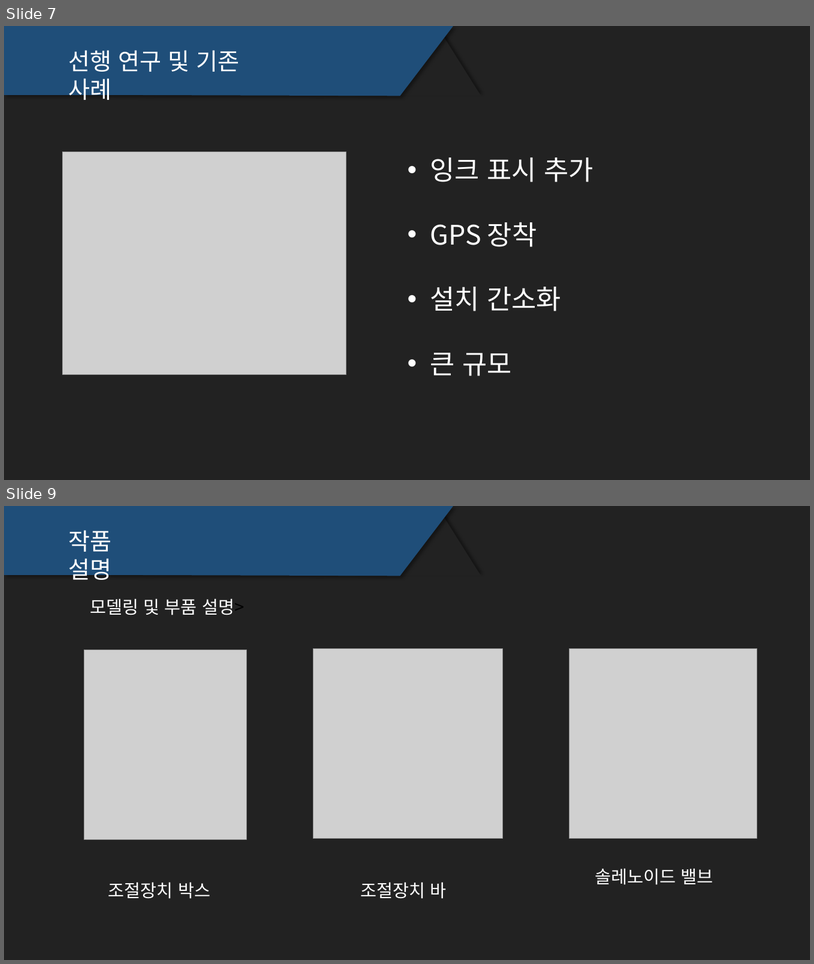
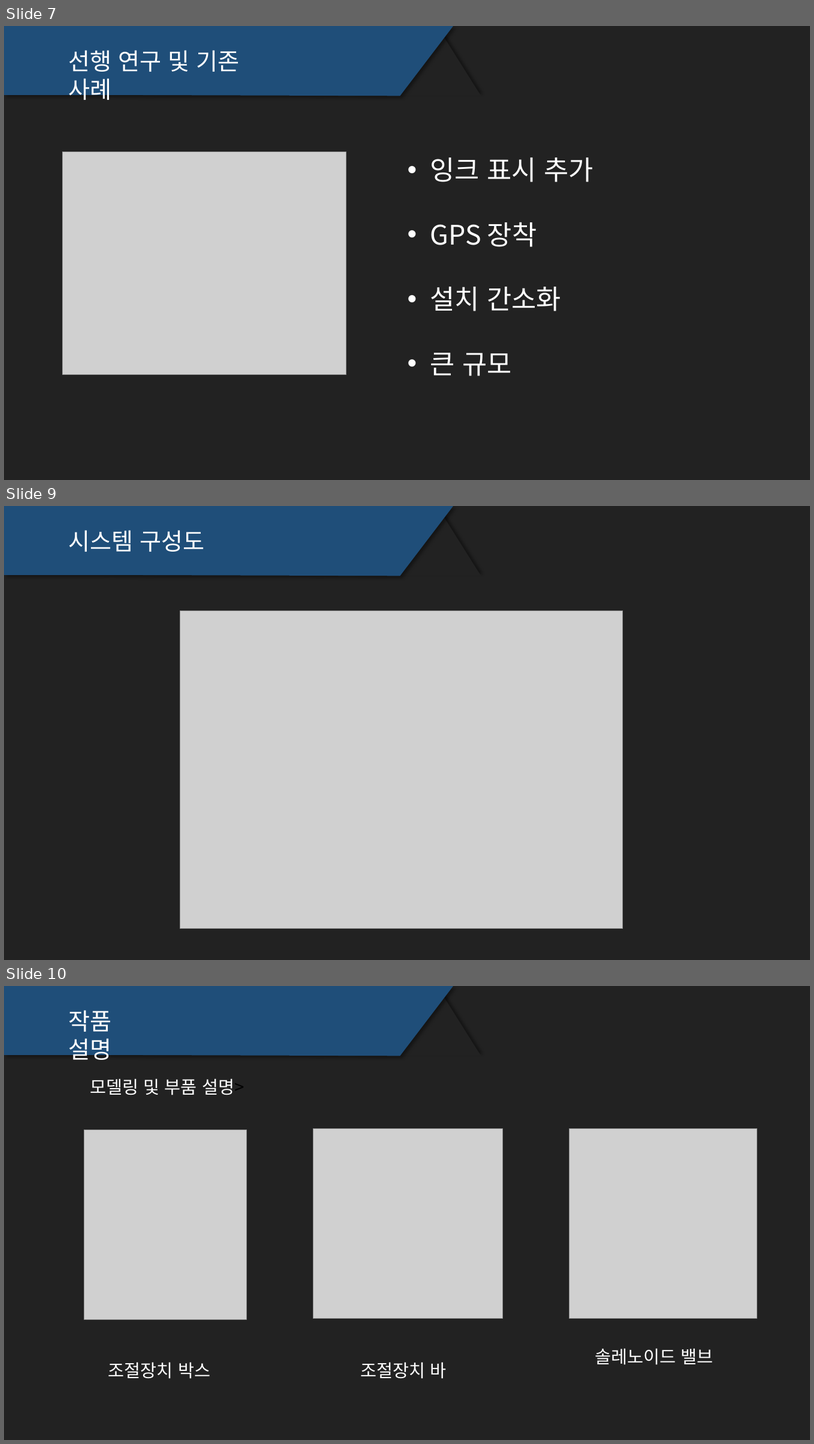
Before and after one commit to TRpop/GoRail, a slide deck: 중간발표/피피티 프로토타입 (미완 월예정).pptx. Shown one above the other, each under a label of ours: slides 7 and 9 before the commit, slides 7, 9 and 10 after it; the slides between them are not shown. The pictures are 814x964 and 814x1444 pixels, drawn with LibreOffice and Linux fonts; fonts in the diff are those of the drawing; grey boxes stand for pictures. Boxes give left, top, right and bottom in pixels: in the first picture for what was removed or moved away, otherwise in the second. Text is boxed around its words. In the diff, an @@ line names an element or a change of style, - is before the commit and + after.

```diff
--- a/중간발표/피피티 프로토타입 (미완 월예정).pptx
+++ b/중간발표/피피티 프로토타입 (미완 월예정).pptx
@@ slide 9 added at (4, 506, 810, 960), background #222222 @@
@@ freeform shape added at (4, 506, 453, 576), fill #1F4E79 @@
@@ triangle added at (401, 513, 482, 576), fill #222222 @@
@@ text added at (69, 530, 205, 552), 28 pt, text #FFFFFF @@
+시스템 구성도
@@ picture added at (180, 610, 623, 928) @@
@@ what was slide 9 is now slide 10 @@
```
Also in this commit, not shown: 1 slide changed.
